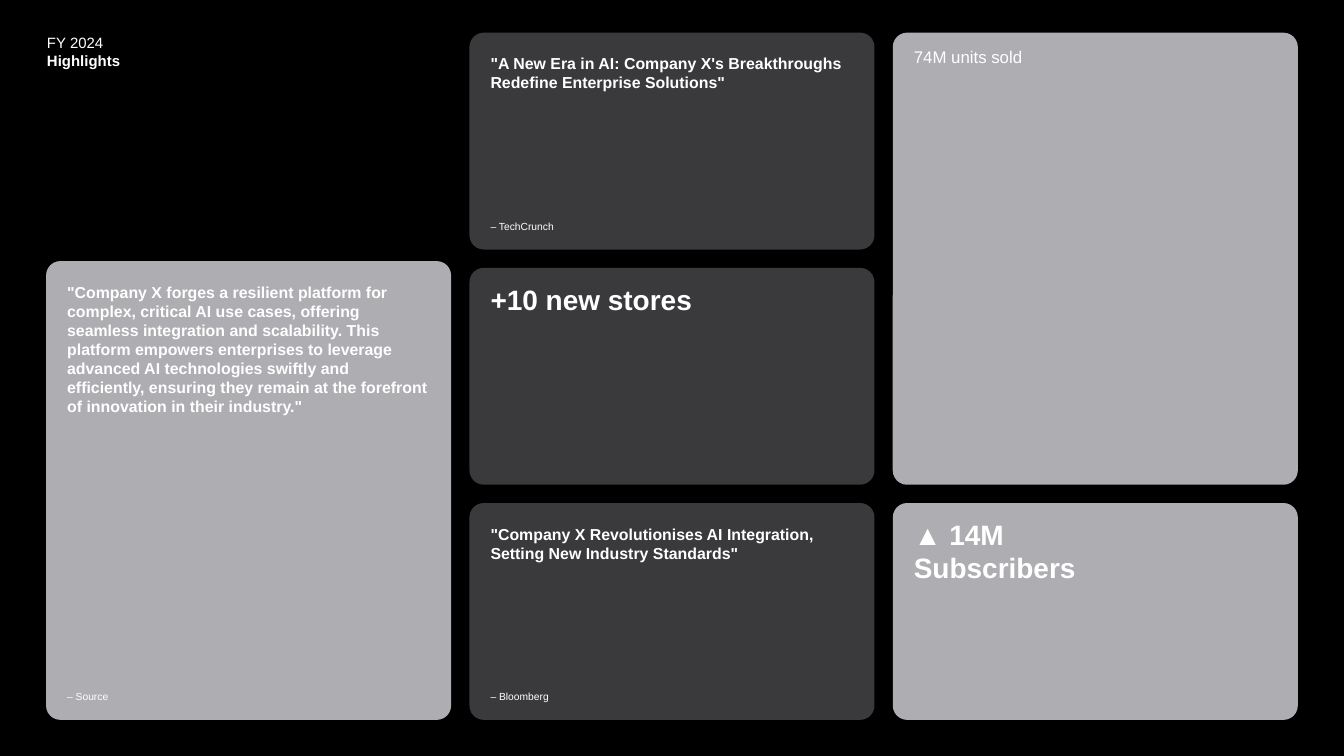
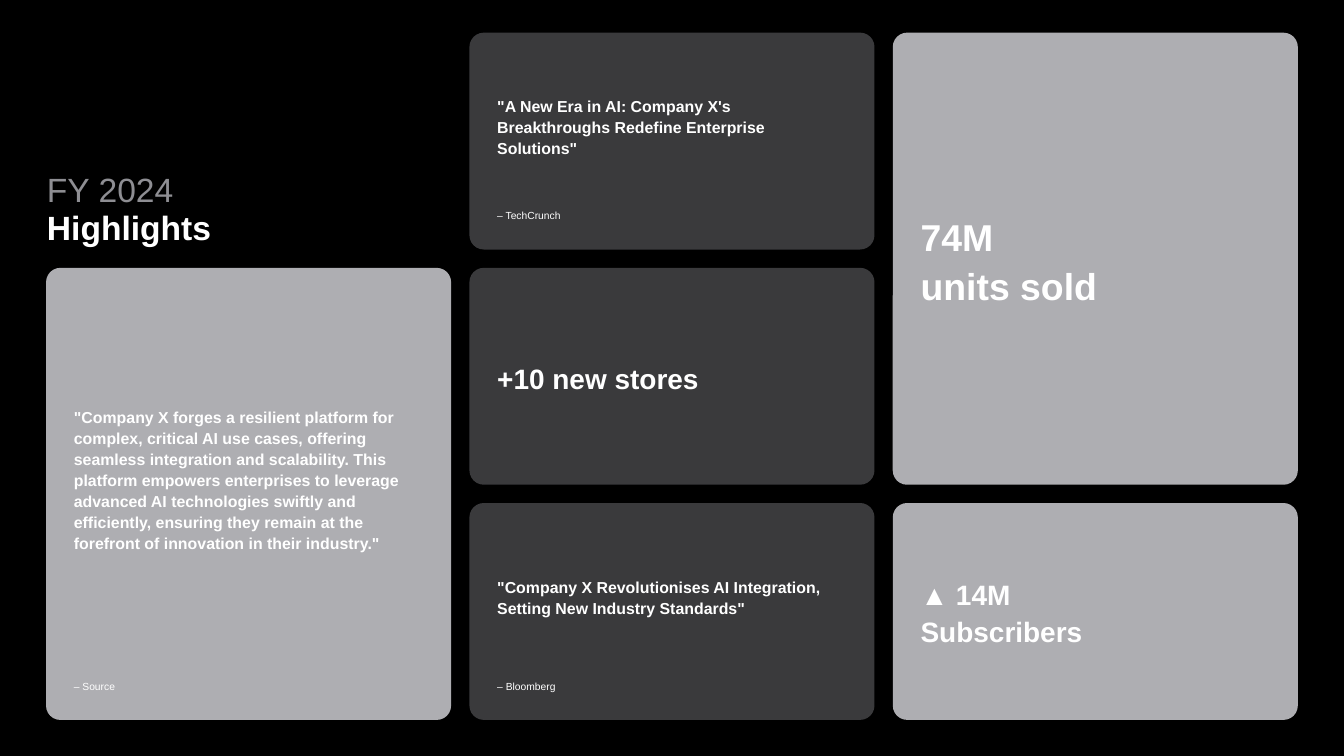
Before and after one commit to jhbropark/pages, a slide deck: slide 13 of slides/financial-report-template/financial-report-dark.pptx. Drawn at 1344x756 pixels with LibreOffice and Linux fonts; fonts in the diff are those of the drawing. Boxes give left, top, right and bottom in pixels: in the first picture for what was removed or moved away, otherwise in the second. Text is boxed around its words. In the diff, an @@ line names an element or a change of style, - is before the commit and + after.

```diff
--- a/slides/financial-report-template/financial-report-dark.pptx
+++ b/slides/financial-report-template/financial-report-dark.pptx
@@ text "FY 2024" at <box>47,178,211,246</box>: size 8 to 18 pt; text colour #FFFFFF to #8E8E93 in "FY 2024"; line spacing 1 to 0.95; vertical alignment top to bottom @@
@@ text "74M" at <box>921,225,1097,300</box>: vertical alignment top to middle @@
@@ text "– TechCrunch": place and size @@
-text "– TechCrunch" at <box>499,222,554,230</box>
+text "– TechCrunch" at <box>506,211,561,219</box>
@@ text at <box>921,225,1097,300</box>: text changed; size 9 to 20 pt; bold on @@
-74M units sold
+74M
+units sold
@@ rounded rectangle: place and size @@
-rounded rectangle at <box>47,262,450,719</box>
+rounded rectangle at <box>47,269,450,719</box>
@@ text ""Company X forges a resilient ...": place and size @@
-text ""Company X forges a resilient ..." at <box>67,287,427,415</box>
+text ""Company X forges a resilient ..." at <box>74,412,398,552</box>
@@ text "+10 new stores": place and size @@
-text "+10 new stores" at <box>491,290,692,311</box>
+text "+10 new stores" at <box>497,369,699,390</box>
@@ text ""Company X Revolutionises AI Integration, ...": place and size @@
-text ""Company X Revolutionises AI Integration, ..." at <box>491,528,813,563</box>
+text ""Company X Revolutionises AI Integration, ..." at <box>497,581,820,618</box>
@@ line spacing 1 to 1.1; vertical alignment top to middle in 5 elements at <box>497,100,765,154</box>, <box>497,581,820,618</box>, <box>74,412,398,552</box>, <box>497,369,699,390</box>, <box>921,586,1083,642</box> @@
@@ text "▲ 14M": place and size @@
-text "▲ 14M" at <box>914,526,1076,578</box>
+text "▲ 14M" at <box>921,586,1083,642</box>
@@ text "– Source": place and size @@
-text "– Source" at <box>76,693,109,700</box>
+text "– Source" at <box>82,683,115,690</box>
@@ text "– Bloomberg": place and size @@
-text "– Bloomberg" at <box>499,692,549,702</box>
+text "– Bloomberg" at <box>506,682,556,692</box>
```
Also in this commit, not shown: 4 other files.
